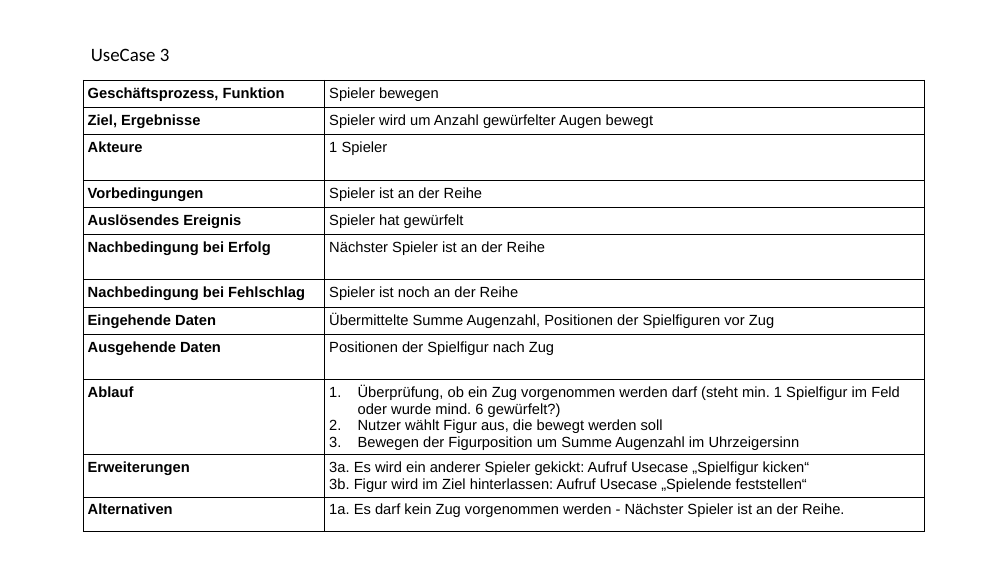
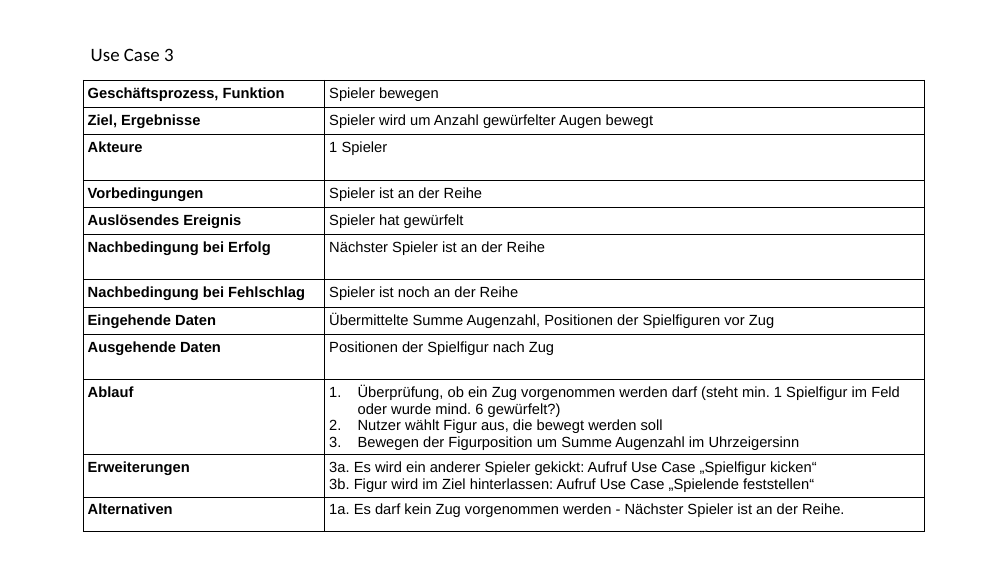
Before and after one commit to mpotthar/dhbw_software_engineering_ii, a slide deck: slide 4 of usecases/usecases.pptx (slide 6 before the commit). Drawn at 1008x567 pixels with LibreOffice and Linux fonts; fonts in the diff are those of the drawing. Boxes give left, top, right and bottom in pixels: in the first picture for what was removed or moved away, otherwise in the second. Text is boxed around its words. In the diff, an @@ line names an element or a change of style, - is before the commit and + after.

```diff
--- a/usecases/usecases.pptx
+++ b/usecases/usecases.pptx
@@ text at (91, 48, 174, 61): spaces changed @@
-UseCase 3
+Use Case 3
@@ table at (83, 80, 925, 538) @@
-row 11, column 2: 3a. Es wird ein anderer Spieler gekickt: Aufruf Usecase „Spielfigur kicken“ / 3b. Figur wird im Ziel hinterlassen: Aufruf Usecase „Spielende feststellen“
+row 11, column 2: 3a. Es wird ein anderer Spieler gekickt: Aufruf Use Case „Spielfigur kicken“ / 3b. Figur wird im Ziel hinterlassen: Aufruf Use Case „Spielende feststellen“
```
Also in this commit, not shown: 4 other slides changed, 1 slide added, 3 slides removed.
